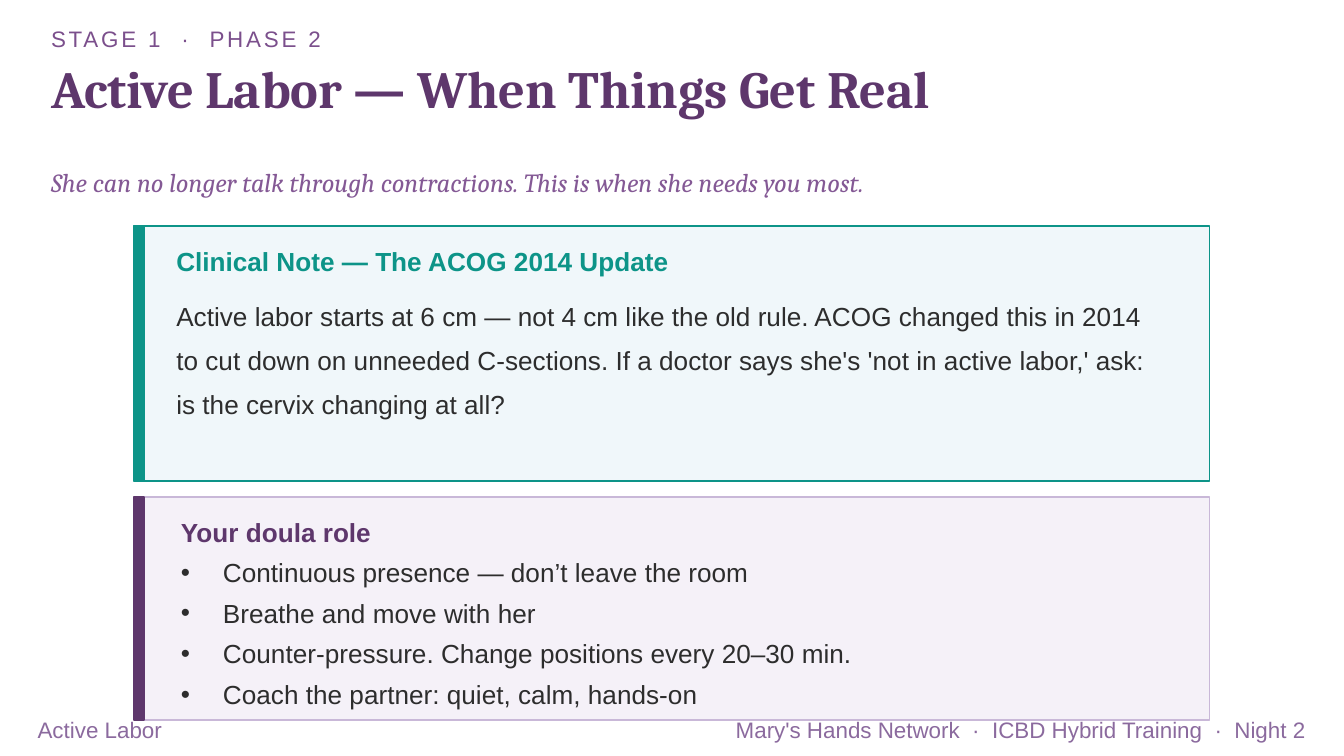
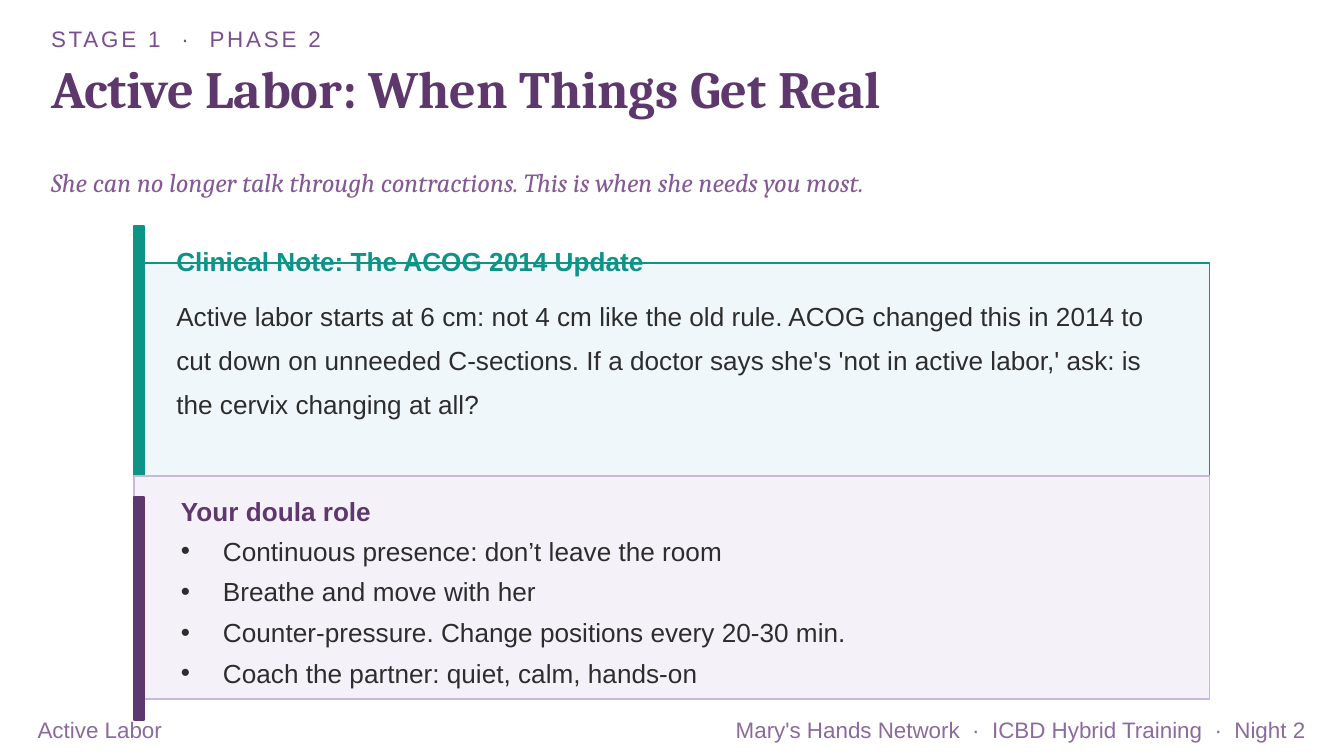
Before and after one commit to maryshandsnetwork-ai/MHNWebsiteTest, a slide deck: slide 9 of assets/training/mhn-icbd-night-2.pptx. Drawn at 1344x756 pixels with LibreOffice and Linux fonts; fonts in the diff are those of the drawing. Boxes give left, top, right and bottom in pixels: in the first picture for what was removed or moved away, otherwise in the second. Text is boxed around its words. In the diff, an @@ line names an element or a change of style, - is before the commit and + after.

```diff
--- a/assets/training/mhn-icbd-night-2.pptx
+++ b/assets/training/mhn-icbd-night-2.pptx
@@ text at (x1=51, y1=71, x2=881, y2=120): text changed @@
-Active Labor — When Things Get Real
+Active Labor: When Things Get Real
@@ rectangle resized from (x1=134, y1=226, x2=1210, y2=481) to (x1=134, y1=263, x2=1210, y2=495) @@
@@ text at (x1=176, y1=252, x2=644, y2=277): text changed @@
-Clinical Note — The ACOG 2014 Update
+Clinical Note: The ACOG 2014 Update
@@ text at (x1=176, y1=307, x2=1143, y2=419): text changed @@
-Active labor starts at 6 cm — not 4 cm like the old rule. ACOG changed this in 2014 to cut down on unneeded C-sections. If a doctor says she's 'not in active labor,' ask: is the cervix changing at all?
+Active labor starts at 6 cm: not 4 cm like the old rule. ACOG changed this in 2014 to cut down on unneeded C-sections. If a doctor says she's 'not in active labor,' ask: is the cervix changing at all?
@@ 2 texts, 1 rectangle moved together from (x1=134, y1=497, x2=1210, y2=720) to (x1=134, y1=476, x2=1210, y2=699) @@
@@ text at (x1=223, y1=542, x2=722, y2=566): text changed @@
-• Continuous presence — don’t leave the room
+• Continuous presence: don’t leave the room
@@ text at (x1=223, y1=623, x2=845, y2=648): text changed @@
-• Counter-pressure. Change positions every 20–30 min.
+• Counter-pressure. Change positions every 20-30 min.
```
Also in this commit, not shown: 70 other slides changed, 1 other file.
